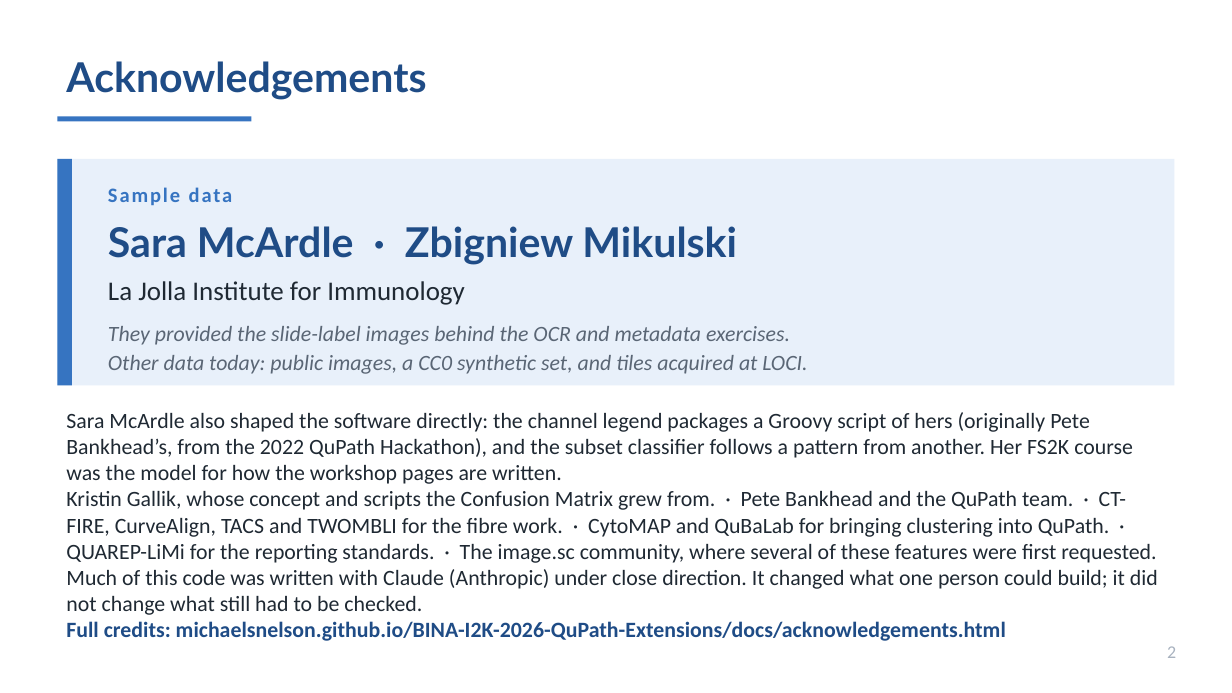
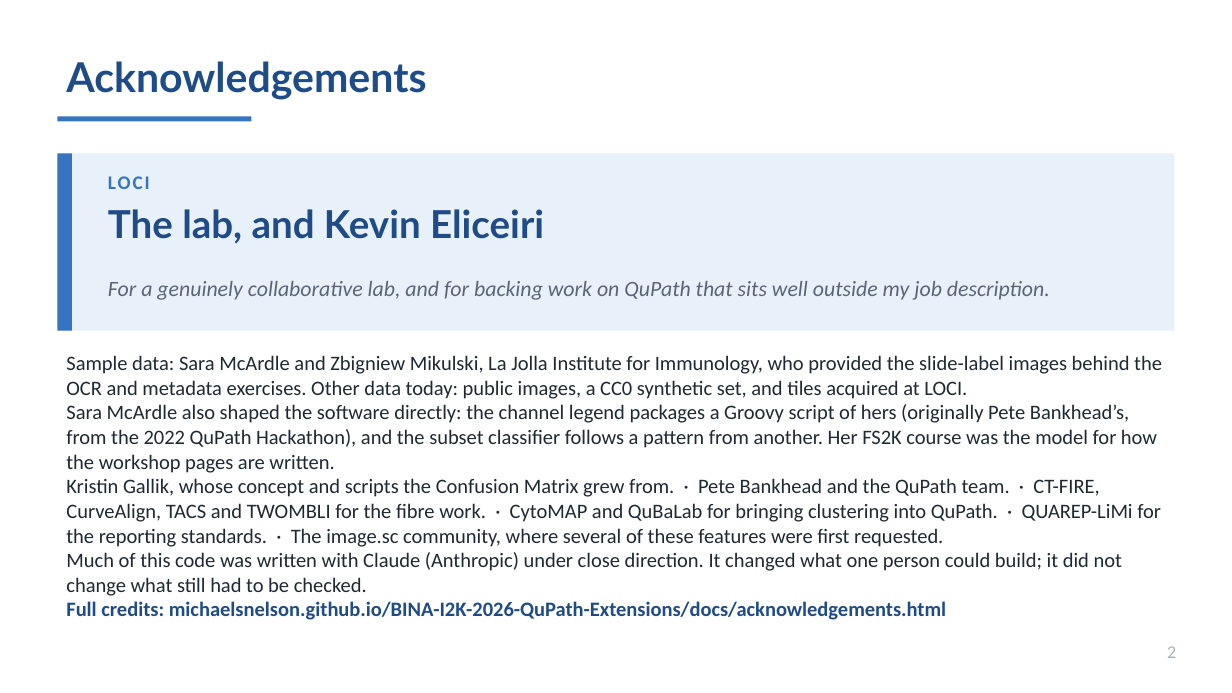
Before and after one commit to MichaelSNelson/BINA-I2K-2026-QuPath-Extensions, a slide deck: slide 2 of I2K_2026_QuPath_Extensions.pptx. Drawn at 1232x693 pixels with LibreOffice and Linux fonts; fonts in the diff are those of the drawing. Boxes give left, top, right and bottom in pixels: in the first picture for what was removed or moved away, otherwise in the second. Text is boxed around its words. In the diff, an @@ line names an element or a change of style, - is before the commit and + after.

```diff
--- a/I2K_2026_QuPath_Extensions.pptx
+++ b/I2K_2026_QuPath_Extensions.pptx
@@ rectangle: place and size @@
-rectangle at box(57, 159, 1175, 385)
+rectangle at box(57, 153, 1175, 331)
@@ rectangle: place and size @@
-rectangle at box(57, 159, 72, 385)
+rectangle at box(57, 153, 72, 331)
@@ text added at box(108, 176, 150, 189), 15 pt, text #3674C1, bold @@
+LOCI
@@ text removed at box(108, 187, 233, 205) @@
-Sample data
@@ text added at box(108, 209, 544, 243), 30 pt, text #1F4C86, bold @@
+The lab, and Kevin Eliceiri
@@ text removed at box(108, 226, 737, 265) @@
-Sara McArdle · Zbigniew Mikulski
@@ text removed at box(108, 281, 465, 305) @@
-La Jolla Institute for Immunology
@@ text added at box(108, 281, 1050, 300), 17 pt, text #5A6675, italic @@
+For a genuinely collaborative lab, and for backing work on QuPath that sits well outside my job description.
@@ text removed at box(108, 326, 807, 374) @@
-They provided the slide-label images behind the OCR and metadata exercises.
-Other data today: public images, a CC0 synthetic set, and tiles acquired at LOCI.
@@ text at box(66, 355, 1162, 620): text changed; size 17 to 16 pt @@
-Sara McArdle also shaped the software directly: the channel legend packages a Groovy script of hers (originally Pete Bankhead’s, from the 2022 QuPath Hackathon), and the subset classifier follows a pattern from another. Her FS2K course was the model for how the workshop pages are written.
-Kristin Gallik, whose concept and scripts the Confusion Matrix grew from. · Pete Bankhead and the QuPath team. · CT-FIRE, CurveAlign, TACS and TWOMBLI for the fibre work. · CytoMAP and QuBaLab for bringing clustering into QuPath. · QUAREP-LiMi for the reporting standards. · The image.sc community, where several of these features were first requested.
-Much of this code was written with Claude (Anthropic) under close direction. It changed what one person could build; it did not change what still had to be checked.
-Full credits: michaelsnelson.github.io/BINA-I2K-2026-QuPath-Extensions/docs/acknowledgements.html
+Sample data: Sara McArdle and Zbigniew Mikulski, La Jolla Institute for Immunology, who provided the slide-label images behind the OCR and metadata exercises. Other data today: public images, a CC0 synthetic set, and tiles acquired at LOCI.
+Sara McArdle also shaped the software directly: the channel legend packages a Groovy script of hers (originally Pete Bankhead’s, from the 2022 QuPath Hackathon), and the subset classifier follows a pattern from another. Her FS2K course was the model for how the workshop pages are written.
+Kristin Gallik, whose concept and scripts the Confusion Matrix grew from. · Pete Bankhead and the QuPath team. · CT-FIRE, CurveAlign, TACS and TWOMBLI for the fibre work. · CytoMAP and QuBaLab for bringing clustering into QuPath. · QUAREP-LiMi for the reporting standards. · The image.sc community, where several of these features were first requested.
+Much of this code was written with Claude (Anthropic) under close direction. It changed what one person could build; it did not change what still had to be checked.
+Full credits: michaelsnelson.github.io/BINA-I2K-2026-QuPath-Extensions/docs/acknowledgements.html
```
Also in this commit, not shown: 12 other slides changed, 3 other files.
